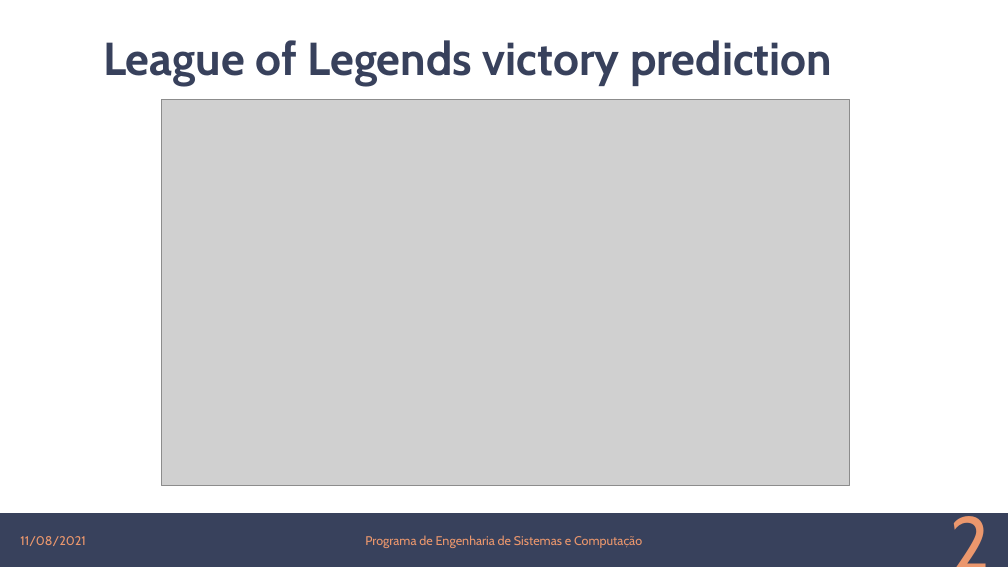
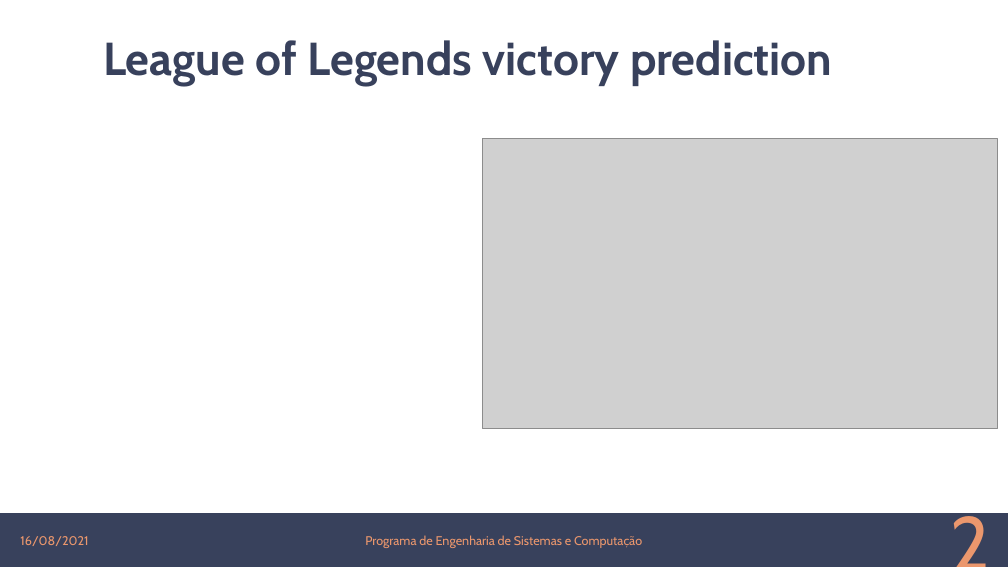
Before and after one commit to lincolncosta/moba.aid.prediction, a slide deck: slide 2 of IEEE COG Presentation.pptx. Drawn at 1008x567 pixels with LibreOffice and Linux fonts; fonts in the diff are those of the drawing; grey boxes stand for pictures; background and template pictures are left out. Boxes give left, top, right and bottom in pixels: in the first picture for what was removed or moved away, otherwise in the second. Text is boxed around its words. In the diff, an @@ line names an element or a change of style, - is before the commit and + after.

```diff
--- a/IEEE COG Presentation.pptx
+++ b/IEEE COG Presentation.pptx
@@ picture: place and size @@
-picture at box(161, 99, 849, 485)
+picture at box(482, 138, 998, 428)
@@ text at box(20, 536, 88, 546): text changed @@
-11/08/2021
+16/08/2021
```
Also in this commit, not shown: 7 other slides changed.
